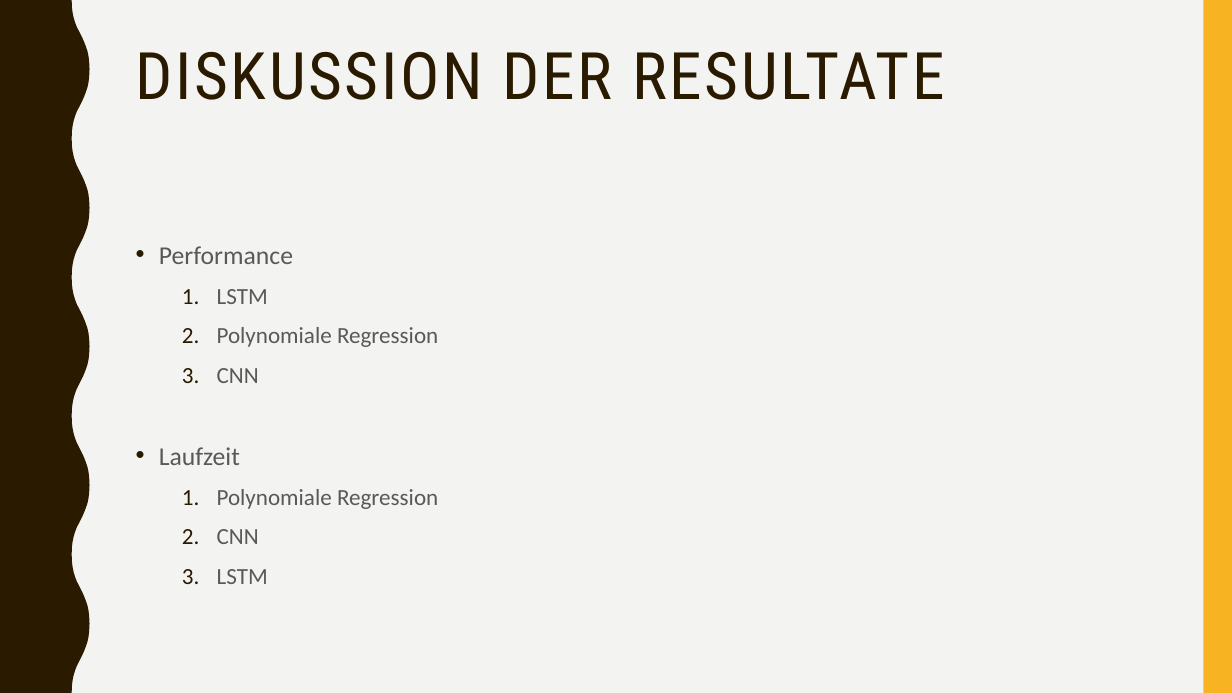
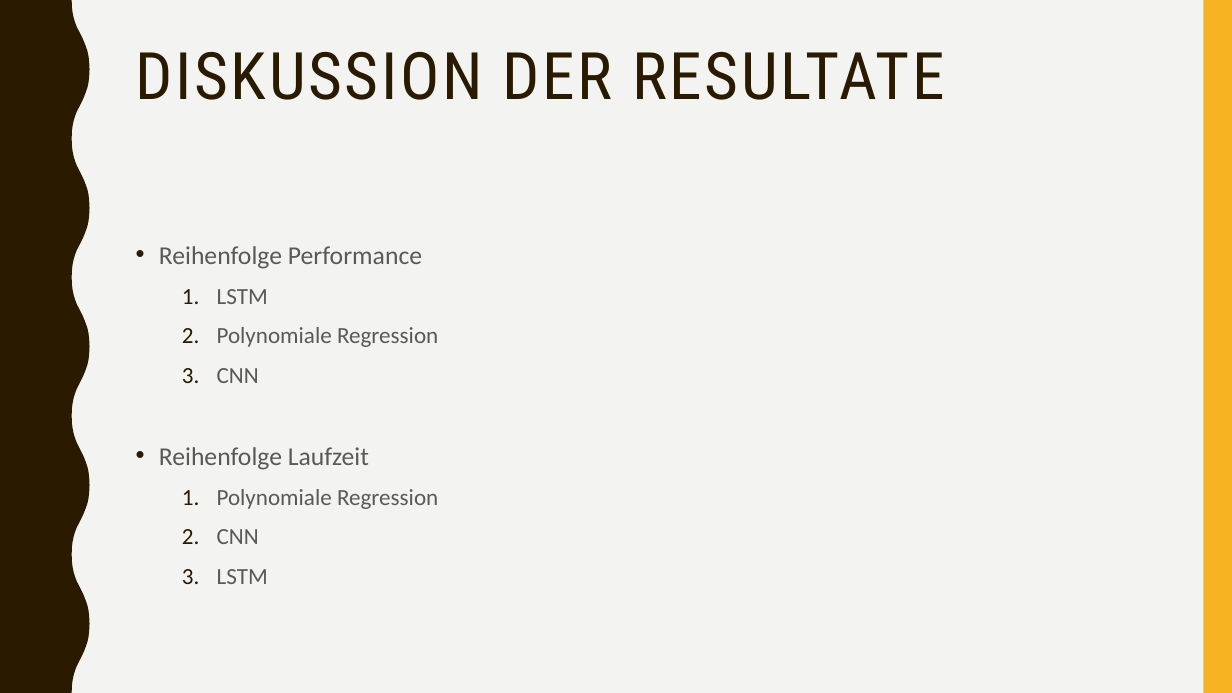
Before and after one commit to maggi71/ml-corona, a slide deck: slide 8 of resources/documentation/Abschlusspraesentation.pptx. Drawn at 1232x693 pixels with LibreOffice and Linux fonts; fonts in the diff are those of the drawing. Boxes give left, top, right and bottom in pixels: in the first picture for what was removed or moved away, otherwise in the second. Text is boxed around its words. In the diff, an @@ line names an element or a change of style, - is before the commit and + after.

```diff
--- a/resources/documentation/Abschlusspraesentation.pptx
+++ b/resources/documentation/Abschlusspraesentation.pptx
@@ text at (159,246,422,269): text changed @@
-• Performance
+• Reihenfolge Performance
@@ text at (159,447,369,470): text changed @@
-• Laufzeit
+• Reihenfolge Laufzeit
```
Also in this commit, not shown: 7 other slides changed, 1 other file.
